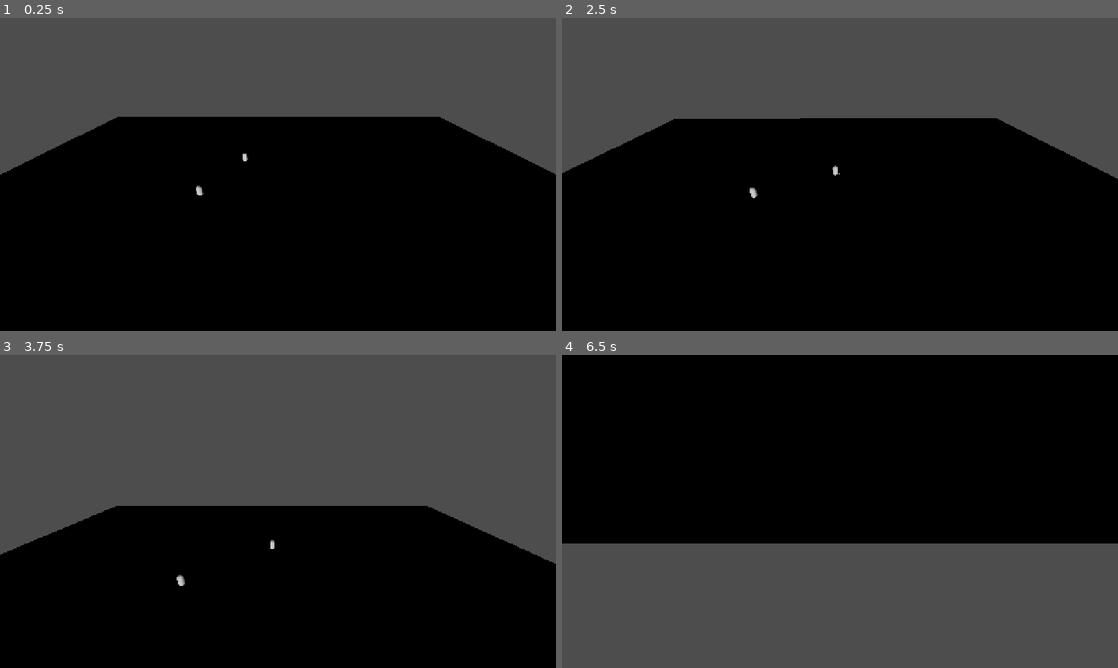
Above: before the commit, frames 1-4 (two rows, left to right).
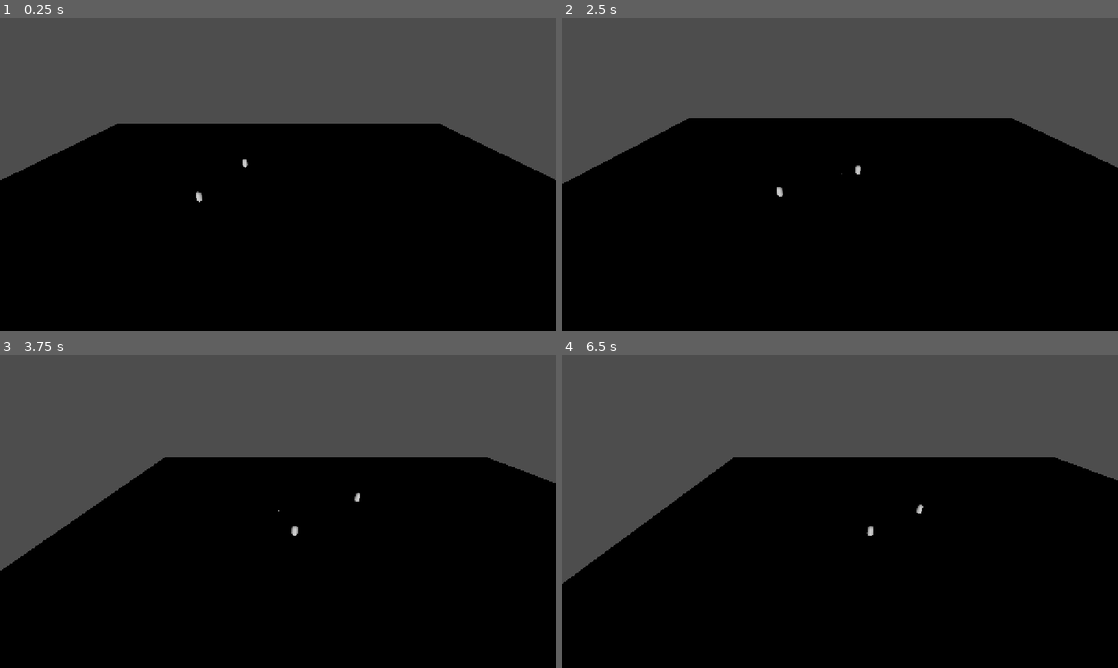
Above: after the commit, the same moments.

Repository: NoMacro/Football-game
Game: Godot game, scene res://match.tscn
The game is run twice, just before and just after one commit, with the same random seed, the same clock (stepped at 60 frames per second) and the same inputs.
Inputs:
- Up to frame 1 (0.25 s): no input
- Up to frame 2 (2.5 s): tap Enter (ui_accept) at 0.5, 0.77, 1.25, 1.52, 2 s; hold D (right) 0.53-1.28 s; tap Space (shoot) at 0.6, 1.55, 2.1 s; tap Z (pass, bound only after the commit) at 0.8, 1.35, 2.3 s; hold S (backward) 1.28-2.03 s; hold D (right) from 2.03 s (still down)
- Up to frame 3 (3.75 s): release D (right) at 2.78 s; hold W (forward) 2.78-3.53 s; tap Z (pass, bound only after the commit) at 2.85 s; tap Enter (ui_accept) at 3.02 s; tap Space (shoot) at 3.05, 3.6 s; hold A (left) from 3.53 s (still down)
- Up to frame 4 (6.5 s): tap Enter (ui_accept) at 3.77, 4.52, 6.02 s; tap Z (pass, bound only after the commit) at 3.8, 4.35, 5.3, 5.85 s; tap Space (shoot) at 4.55, 5.1, 6.05 s; release A (left) at 5.03 s; hold S (backward) 5.03-5.78 s; hold D (right) from 5.78 s (still down)

The runs differ from the first frame. In frame 1, 2.2% of the frame differs, in the area x 0-100%, y 31-59%; in frame 2, 1.4%; in frame 3, 14%; in frame 4, 78%, in the area x 0-100%, y 0-100%.

Commit message:
Feature Added
Added:
-Added Passing the ball from Z

Planned
-Will Work on switching bet home team players
-Will add Enemy Players and enemy AI

Diff:
--- a/balls/ball.gd
+++ b/balls/ball.gd
@@ -2,6 +2,9 @@
 
 const SPEED = 10
 const FRICTION = 7
+
+const SHOOTSPEED = 30
+const PASSSPEED = 20
 
 var direction = Vector3.ZERO
 
@@ -14,7 +17,7 @@
 	if is_on_floor() and velocity.y:
 		velocity.y = 0
 	elif !is_on_floor():
-		velocity.y += get_gravity().y
+		velocity.y += get_gravity().y * delta
 
 	if player:
 		FollowPlayer()
@@ -37,14 +40,30 @@
 func CheckInput():
 	if Input.is_action_just_pressed("shoot"):
 		shoot(Vector3.ZERO)
+	if Input.is_action_just_pressed("pass"):
+		PassBall(Vector3.ZERO, Vector3.ZERO)
 
 func shoot(vel: Vector3):
 	if player.controlled:
-		velocity += player.direction * 30
+		velocity += player.direction * SHOOTSPEED
 		#velocity = vel
 		player = null
 		#PrevPlayer = null
 		$MonitoringTimer.start()
+
+#Will work on passing later
+func PassBall(vel: Vector3, dir: Vector3):
+	if player.controlled:
+		#if someone is conrolling the ball
+		var p = player.FindPlayerToPass()
+		#find the player to pass to
+		if p:
+			#get the direction to player and pass
+			velocity += position.direction_to(p.position).normalized() * PASSSPEED
+			##velocity = vel
+			player = null
+			##PrevPlayer = null
+			$MonitoringTimer.start()
 
 func PlayerDetected(body: CharacterBody3D) -> void:
 	#Player is trying to get the ball
--- a/players/player.gd
+++ b/players/player.gd
@@ -6,6 +6,8 @@
 
 var direction = Vector3(0, 0, -1)
 var InputDirection = Vector3(0, 0, -1)
+
+
 
 @export var controlled: bool = false
 
@@ -18,6 +20,7 @@
 	if controlled:
 		LookForInput()
 
+
 	#make sure player is on floor other wise gravity does its work :D
 	if is_on_floor() and velocity.y:
 		velocity.y = 0
@@ -26,6 +29,21 @@
 
 
 	move_and_slide()
+
+func FindPlayerToPass():
+	print("Passing the ball")
+	var PlayersInfrontOfMe = null
+	var DirectionCounter = -2
+	var ComparedDirection = -2
+
+	for p in get_parent().get_children():
+		if p.controlled == false and position.distance_to(p.position) < 35:
+			ComparedDirection = direction.dot(position.direction_to(p.position).normalized())
+			if ComparedDirection > DirectionCounter:
+				DirectionCounter = ComparedDirection
+				PlayersInfrontOfMe = p
+
+	return PlayersInfrontOfMe
 
 func LookForInput():
 	#look for movement keys
--- a/project.godot
+++ b/project.godot
@@ -53,6 +53,11 @@
 "events": [Object(InputEventKey,"resource_local_to_scene":false,"resource_name":"","device":-1,"window_id":0,"alt_press …(191 unchanged characters)…
 ]
 }
+pass={
+"deadzone": 0.2,
+"events": [Object(InputEventKey,"resource_local_to_scene":false,"resource_name":"","device":-1,"window_id":0,"alt_pressed":false,"shift_pressed":false,"ctrl_pressed":false,"meta_pressed":false,"pressed":false,"keycode":0,"physical_keycode":90,"key_label":0,"unicode":122,"location":0,"echo":false,"script":null)
+]
+}
 
 [layer_names]
 
